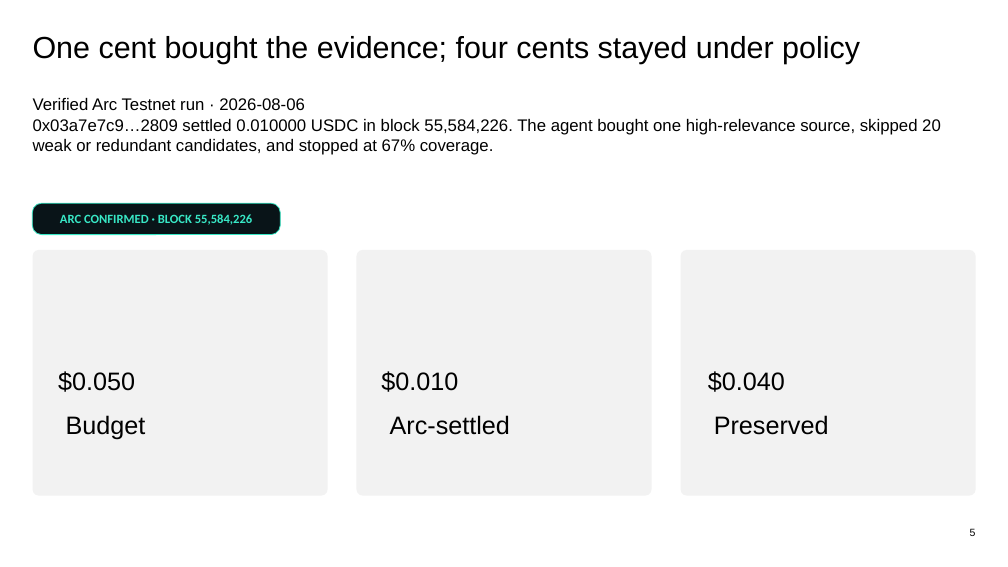
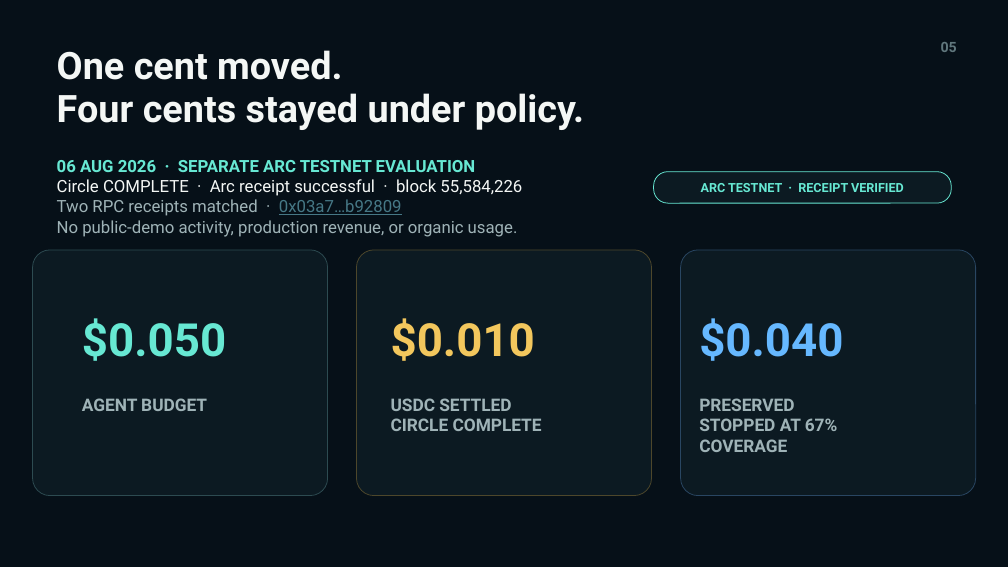
Before and after one commit to xiangchengzilema/obol-programmable-money, a slide deck: slide 5 of submission/Obol_Arc_Programmable_Money_Deck_Final.pptx. Drawn at 1008x567 pixels with LibreOffice and Linux fonts; fonts in the diff are those of the drawing. Boxes give left, top, right and bottom in pixels: in the first picture for what was removed or moved away, otherwise in the second. Text is boxed around its words. In the diff, an @@ line names an element or a change of style, - is before the commit and + after.

```diff
--- a/submission/Obol_Arc_Programmable_Money_Deck_Final.pptx
+++ b/submission/Obol_Arc_Programmable_Money_Deck_Final.pptx
@@ background #FFFFFF to #061018 @@
@@ text at bbox=[57, 50, 584, 130]: text changed; size 29 to 36 pt; font Arial to Roboto; text colour #000000 to #F4F7F5; bold on @@
-One cent bought the evidence; four cents stayed under policy
+One cent moved.
+Four cents stayed under policy.
@@ text added at bbox=[941, 42, 957, 52], 13.5 pt, text #60777D, bold @@
+05
@@ text at bbox=[57, 160, 522, 237]: text changed; font Arial to Roboto; text colour #000000 to #9FB3B7 @@
-Verified Arc Testnet run · 2026-08-06
-0x03a7e7c9…2809 settled 0.010000 USDC in block 55,584,226. The agent bought one high-relevance source, skipped 20 weak or redundant candidates, and stopped at 67% coverage.
+06 AUG 2026 · SEPARATE ARC TESTNET EVALUATION
+Circle COMPLETE · Arc receipt successful · block 55,584,226
+Two RPC receipts matched · 0x03a7…b92809
+No public-demo activity, production revenue, or organic usage.
@@ rounded rectangle "ARC TESTNET · RECEIPT VERIFIED": place and size @@
-rounded rectangle "ARC TESTNET · RECEIPT VERIFIED" at bbox=[33, 203, 281, 235]
+rounded rectangle "ARC TESTNET · RECEIPT VERIFIED" at bbox=[654, 172, 952, 203]
@@ rounded rectangle "ARC TESTNET · RECEIPT VERIFIED" at bbox=[654, 172, 952, 203]: fill #091418 to #0C1A22; outline #38E8C6 0.75 pt to #67E8D3 0.75 pt; proportions changed @@
@@ text in rounded rectangle at bbox=[701, 183, 904, 192]: text changed; font Calibri to Roboto; text colour #38E8C6 to #67E8D3 @@
-ARC CONFIRMED · BLOCK 55,584,226
+ARC TESTNET · RECEIPT VERIFIED
@@ rounded rectangle at bbox=[33, 250, 327, 496]: fill #F2F2F2 to #0C1A22; outline none to #2D4B51 0.75 pt; proportions changed @@
@@ rounded rectangle at bbox=[357, 250, 652, 496]: fill #F2F2F2 to #0C1A22; outline none to #4D472B 0.75 pt; proportions changed @@
@@ rounded rectangle at bbox=[681, 250, 975, 496]: fill #F2F2F2 to #0C1A22; outline none to #294662 0.75 pt; proportions changed @@
@@ text "$0.050": place and size @@
-text "$0.050" at bbox=[58, 371, 135, 392]
+text "$0.050" at bbox=[82, 318, 226, 361]
@@ text "$0.050" at bbox=[82, 318, 226, 361]: size 24 to 43.5 pt, font Arial to Roboto, text colour #000000 to #67E8D3, bold on; vertical alignment bottom to middle @@
@@ text "$0.010": place and size @@
-text "$0.010" at bbox=[381, 371, 458, 392]
+text "$0.010" at bbox=[391, 318, 535, 361]
@@ text "$0.010" at bbox=[391, 318, 535, 361]: size 24 to 43.5 pt, font Arial to Roboto, text colour #000000 to #F3C75D, bold on; vertical alignment bottom to middle @@
@@ text "$0.040": place and size @@
-text "$0.040" at bbox=[708, 371, 785, 392]
+text "$0.040" at bbox=[699, 318, 843, 361]
@@ text "$0.040" at bbox=[699, 318, 843, 361]: size 24 to 43.5 pt, font Arial to Roboto, text colour #000000 to #66B8FF, bold on; vertical alignment bottom to middle @@
@@ text at bbox=[82, 398, 207, 411]: text changed; size 24 to 16.5 pt; font Arial to Roboto; text colour #000000 to #9FB3B7; bold on @@
-Budget
+AGENT BUDGET
@@ text at bbox=[391, 398, 542, 431]: text changed; size 24 to 16.5 pt; font Arial to Roboto; text colour #000000 to #9FB3B7; bold on @@
-Arc-settled
+USDC SETTLED
+CIRCLE COMPLETE
@@ text at bbox=[699, 398, 838, 452]: text changed; size 24 to 16.5 pt; font Arial to Roboto; text colour #000000 to #9FB3B7; bold on @@
-Preserved
+PRESERVED
+STOPPED AT 67% COVERAGE
@@ text removed at bbox=[970, 528, 976, 536] @@
-5
```
Also in this commit, not shown: 6 slides added, 6 slides removed, 23 other files.
